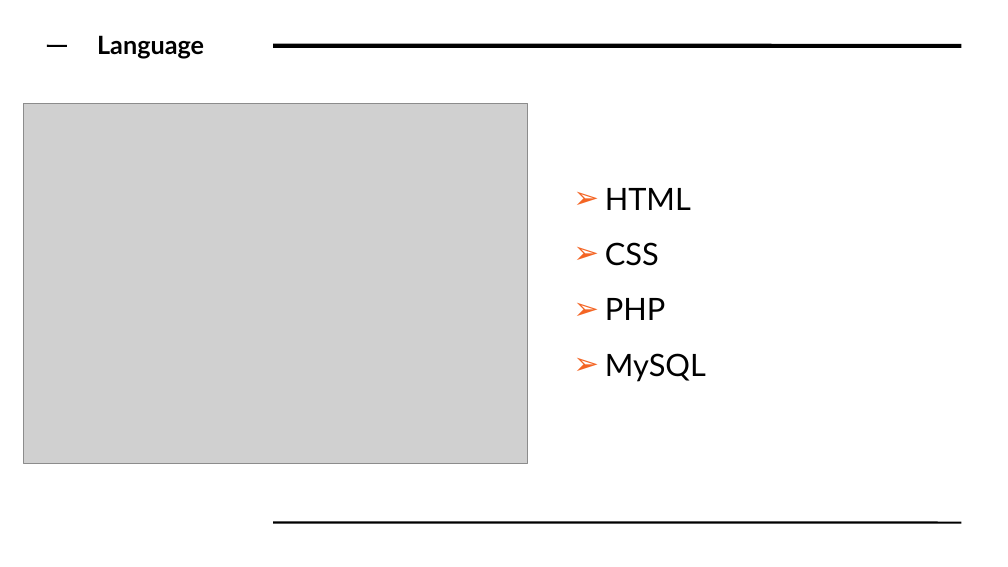
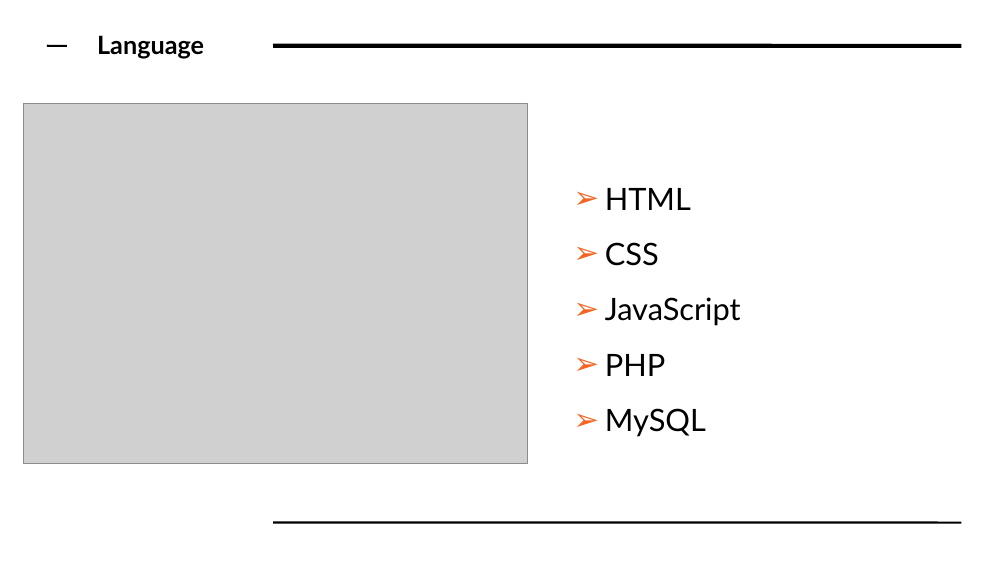
Before and after one commit to Saumya-Mishra9129/hackathon2019, a slide deck: slide 6 of Hackfest.odp. Drawn at 1008x567 pixels with LibreOffice and Linux fonts; fonts in the diff are those of the drawing; grey boxes stand for pictures. Boxes give left, top, right and bottom in pixels: in the first picture for what was removed or moved away, otherwise in the second. Text is boxed around its words. In the diff, an @@ line names an element or a change of style, - is before the commit and + after.

```diff
--- a/Hackfest.odp
+++ b/Hackfest.odp
@@ text at box(605, 297, 741, 326): paragraph added @@
+➢ JavaScript
```
Also in this commit, not shown: 3 other slides changed, 6 other files.
